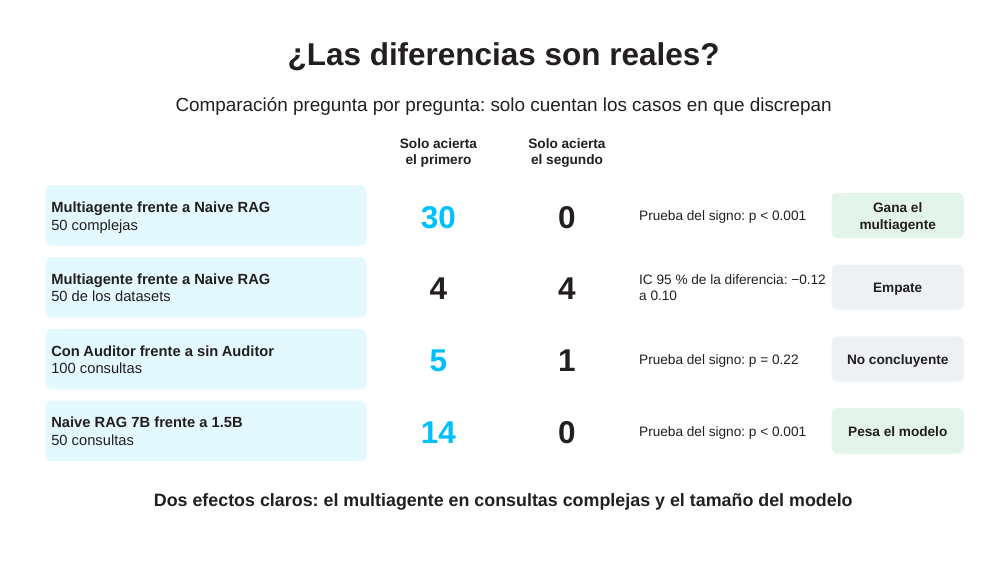
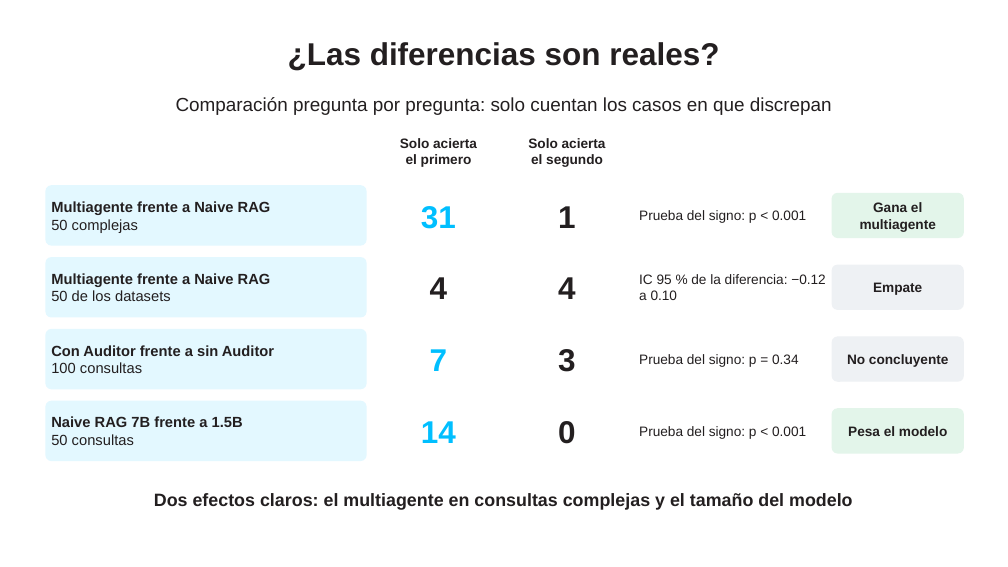
Before and after one commit to ricardoamiel/auditor-react, a slide deck: slide 12 of presentacion/Presentacion_Auditor_ReAct_corta_sin_pasos.pptx. Drawn at 1008x567 pixels with LibreOffice and Linux fonts; fonts in the diff are those of the drawing; background and template pictures are left out. Boxes give left, top, right and bottom in pixels: in the first picture for what was removed or moved away, otherwise in the second. Text is boxed around its words. In the diff, an @@ line names an element or a change of style, - is before the commit and + after.

```diff
--- a/presentacion/Presentacion_Auditor_ReAct_corta_sin_pasos.pptx
+++ b/presentacion/Presentacion_Auditor_ReAct_corta_sin_pasos.pptx
@@ text at [421,206,456,229]: text changed @@
-30
+31
@@ text at [558,206,576,228]: text changed @@
-0
+1
@@ text at [430,349,448,371]: text changed @@
-5
+7
@@ text at [558,349,576,372]: text changed @@
-1
+3
@@ text at [639,354,799,367]: text changed @@
-Prueba del signo: p = 0.22
+Prueba del signo: p = 0.34
```
Also in this commit, not shown: 3 other slides changed, 35 other files.
